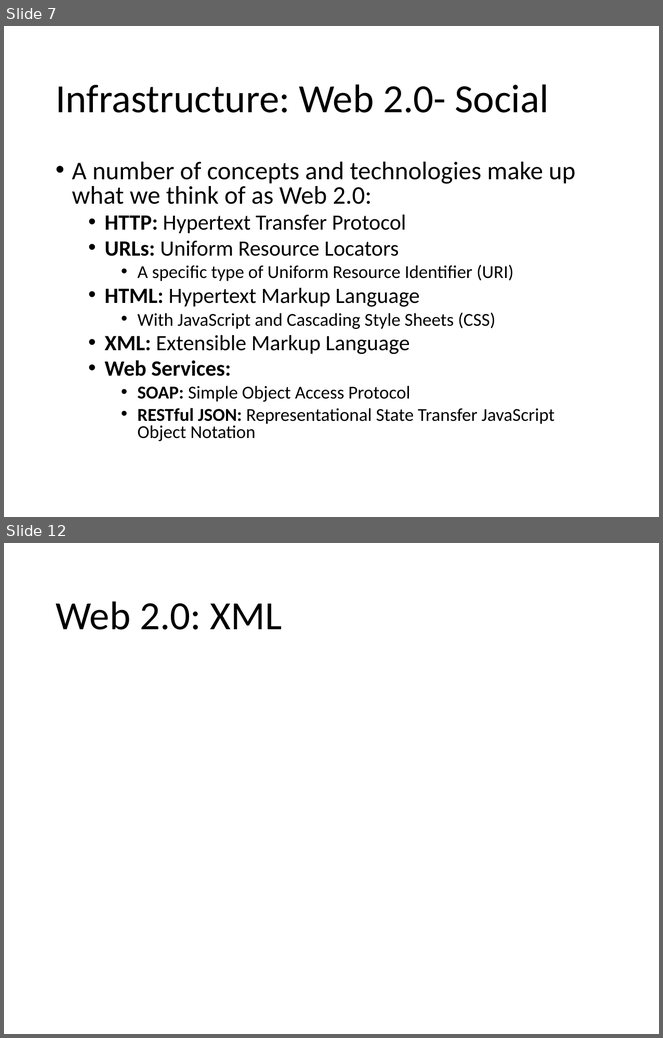
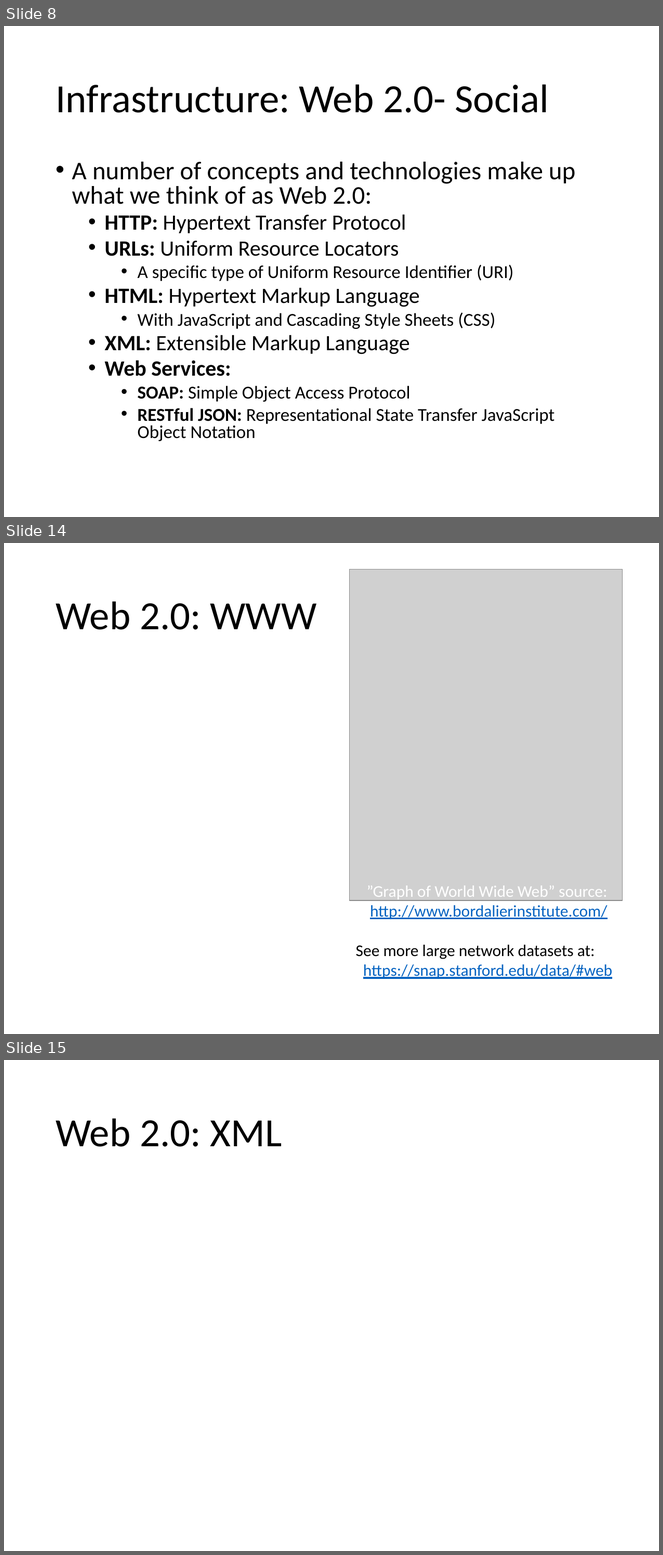
Before and after one commit to colinbellCA/1161.cs330-uwaterloo-sematic_analytics, a slide deck: 1161.cs330-social_graphs_and_semantic_analytics.pptx. Shown one above the other, each under a label of ours: slides 7 and 12 before the commit, slides 8, 14 and 15 after it; the slides between them are not shown. The pictures are 663x1038 and 663x1555 pixels, drawn with LibreOffice and Linux fonts; fonts in the diff are those of the drawing; grey boxes stand for pictures. Boxes give left, top, right and bottom in pixels: in the first picture for what was removed or moved away, otherwise in the second. Text is boxed around its words. In the diff, an @@ line names an element or a change of style, - is before the commit and + after.

```diff
--- a/1161.cs330-social_graphs_and_semantic_analytics.pptx
+++ b/1161.cs330-social_graphs_and_semantic_analytics.pptx
@@ slide 14 added at bbox=[4, 543, 659, 1034], background #FFFFFF @@
@@ picture added at bbox=[349, 569, 622, 901] @@
@@ title added at bbox=[55, 601, 317, 630], 44 pt, text #000000 @@
+Web 2.0: WWW
@@ text added at bbox=[367, 886, 607, 919], 18 pt, text #0563C1, underline @@
+”Graph of World Wide Web” source: http://www.bordalierinstitute.com/
@@ text added at bbox=[356, 945, 612, 979], 18 pt, text #0563C1, underline @@
+See more large network datasets at:
+https://snap.stanford.edu/data/#web
@@ what was slide 7 is now slide 8 @@
@@ what was slide 12 is now slide 15 @@
```
Also in this commit, not shown: 6 slides changed, 3 other slides added, 1 slide removed, 7 other files.
